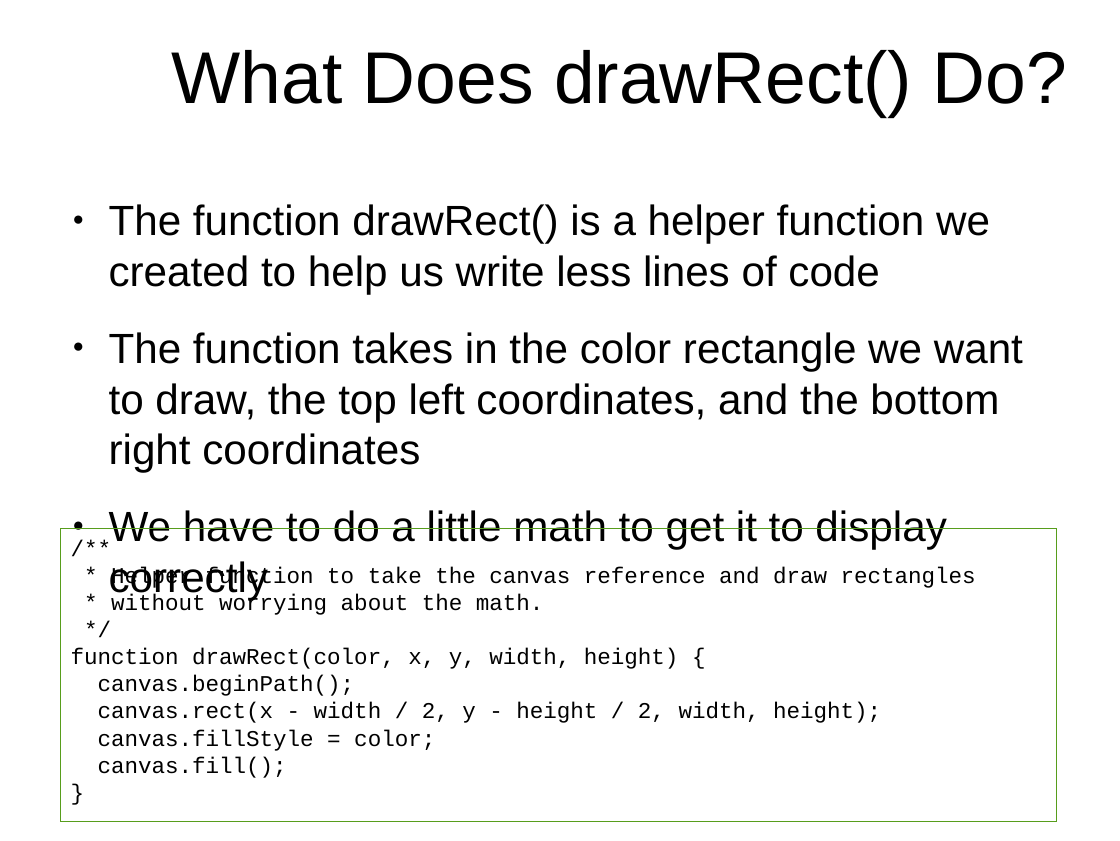
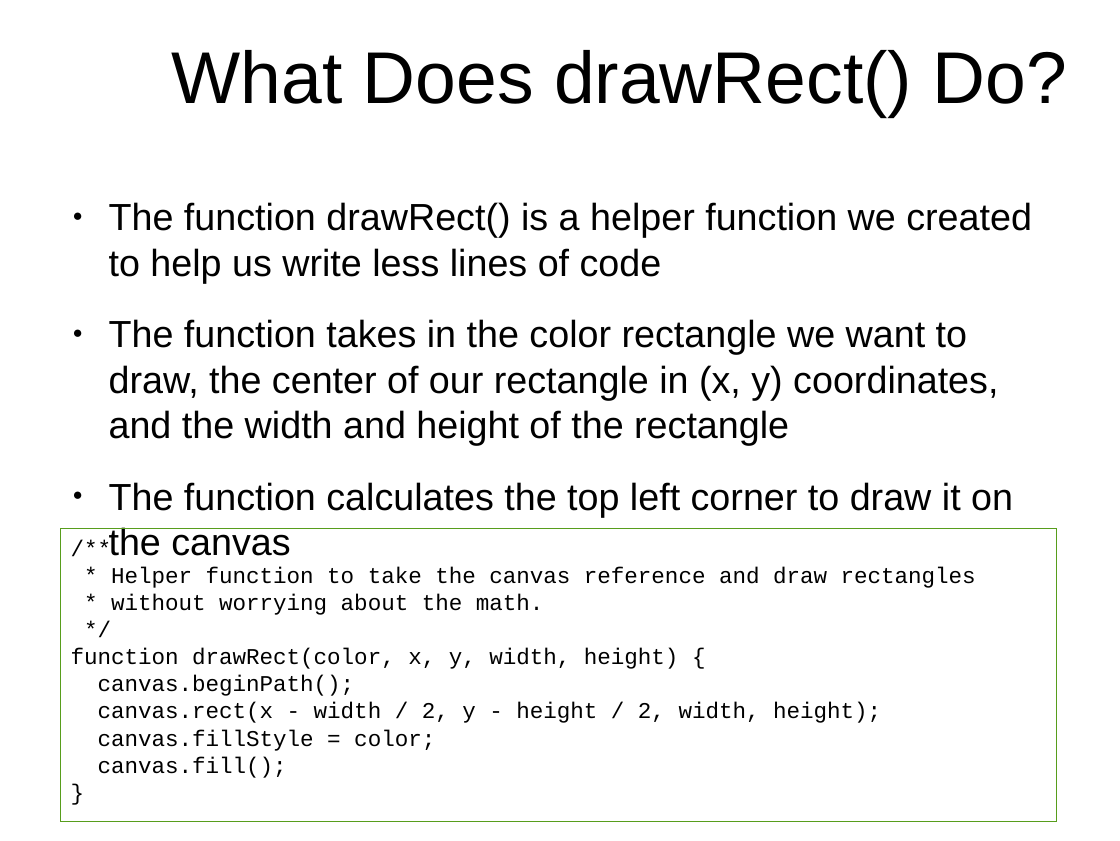
Before and after one commit to originalgrego/PaddleBattle, a slide deck: slide 9 of PaddleBattle - Explorathon 2017.odp. Drawn at 1120x841 pixels with LibreOffice and Linux fonts; fonts in the diff are those of the drawing; background and template pictures are left out. Boxes give left, top, right and bottom in pixels: in the first picture for what was removed or moved away, otherwise in the second. Text is boxed around its words. In the diff, an @@ line names an element or a change of style, - is before the commit and + after.

```diff
--- a/PaddleBattle - Explorathon 2017.odp
+++ b/PaddleBattle - Explorathon 2017.odp
@@ text at box(109, 202, 1032, 283): size 29.9 to 26.7 pt in "The function drawRect() is a helper function ..." @@
@@ text at box(109, 319, 1013, 517): text changed; size 29.9 to 26.7 pt @@
-● The function takes in the color rectangle we want to draw, the top left coordinates, and the bottom right coordinates
-● We have to do a little math to get it to display correctly
+● The function takes in the color rectangle we want to draw, the center of our rectangle in (x, y) coordinates, and the width and height of the rectangle
+● The function calculates the top left corner to draw it on the canvas
```
Also in this commit, not shown: 12 other slides changed, 2 slides added, 2 other files.
